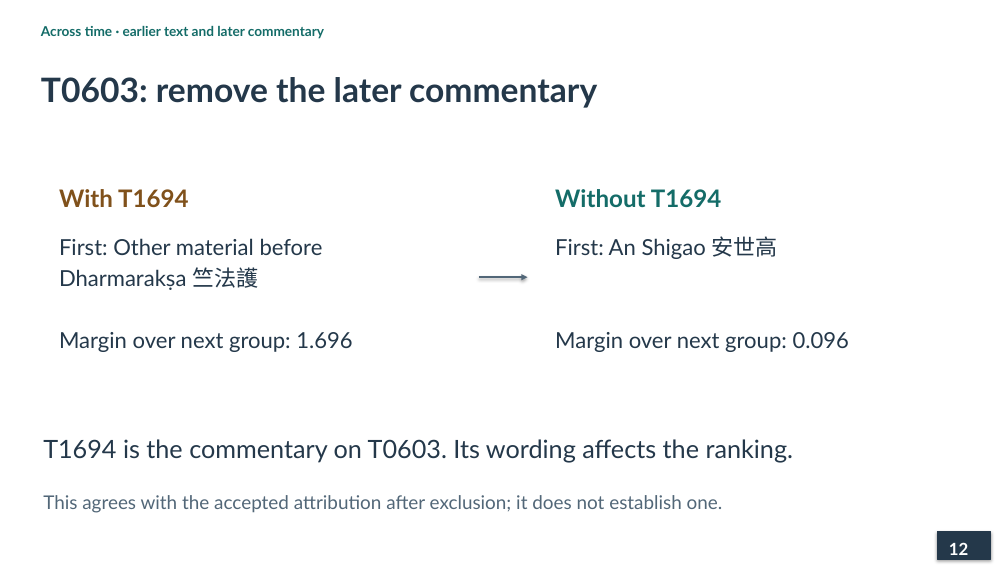
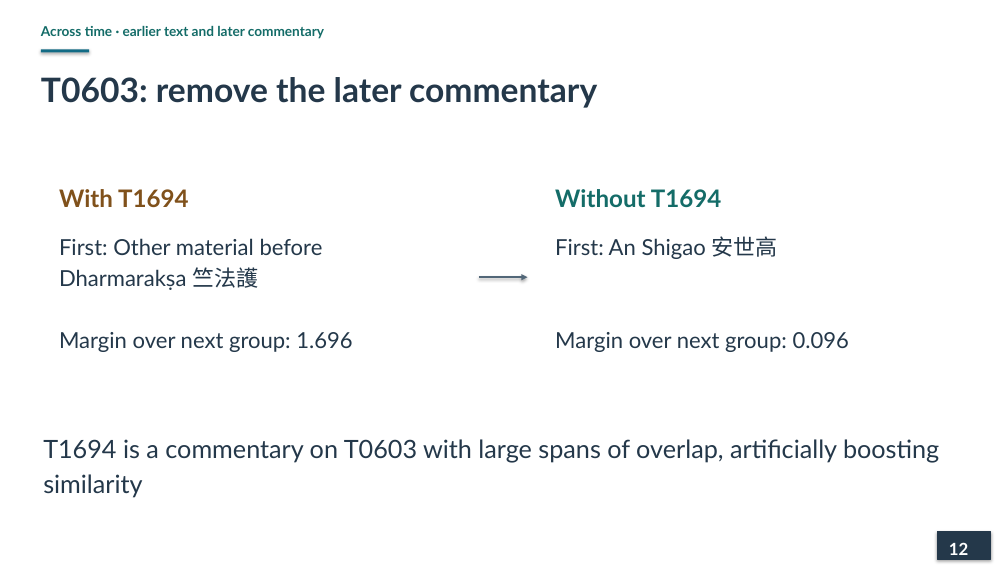
Before and after one commit to lopentu/cohort, a slide deck: slide 12 of docs/presentation/cohort-pnc-2026-main.pptx. Drawn at 1008x567 pixels with LibreOffice and Linux fonts; fonts in the diff are those of the drawing. Boxes give left, top, right and bottom in pixels: in the first picture for what was removed or moved away, otherwise in the second. Text is boxed around its words. In the diff, an @@ line names an element or a change of style, - is before the commit and + after.

```diff
--- a/docs/presentation/cohort-pnc-2026-main.pptx
+++ b/docs/presentation/cohort-pnc-2026-main.pptx
@@ rectangle added at bbox=[41, 49, 89, 52], fill #126B85 @@
@@ text at bbox=[43, 439, 939, 498]: text changed @@
-T1694 is the commentary on T0603. Its wording affects the ranking.
+T1694 is a commentary on T0603 with large spans of overlap, artificially boosting similarity
@@ text removed at bbox=[43, 495, 723, 513] @@
-This agrees with the accepted attribution after exclusion; it does not establish one.
```
Also in this commit, not shown: 19 other slides changed, 1 other file.
